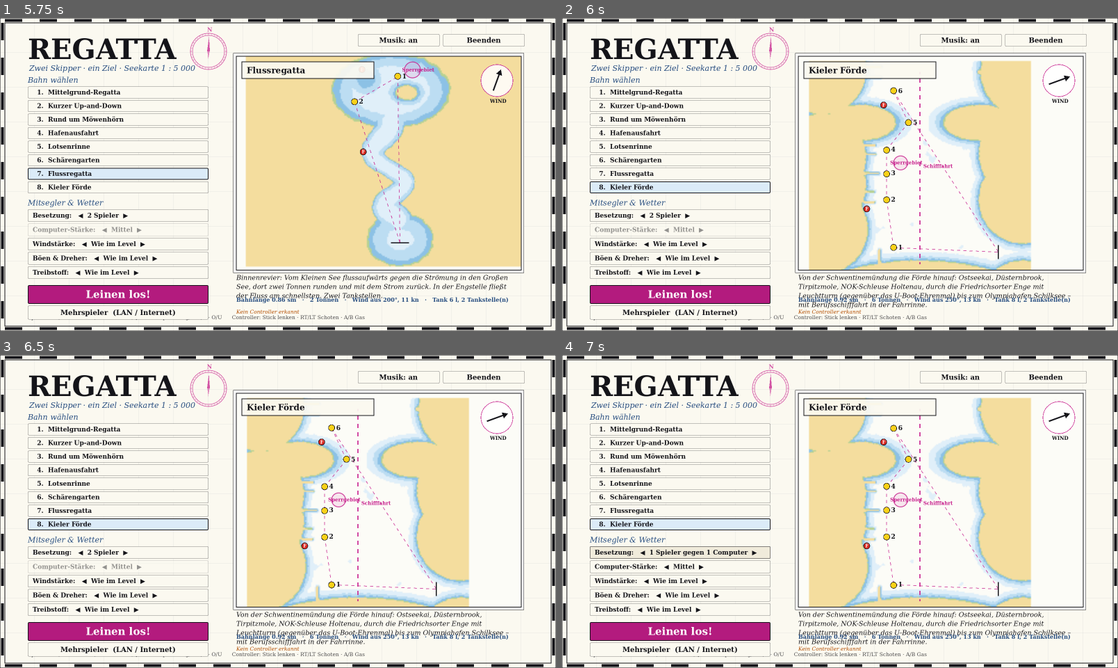
Above: before the commit, frames 1-4 (two rows, left to right).
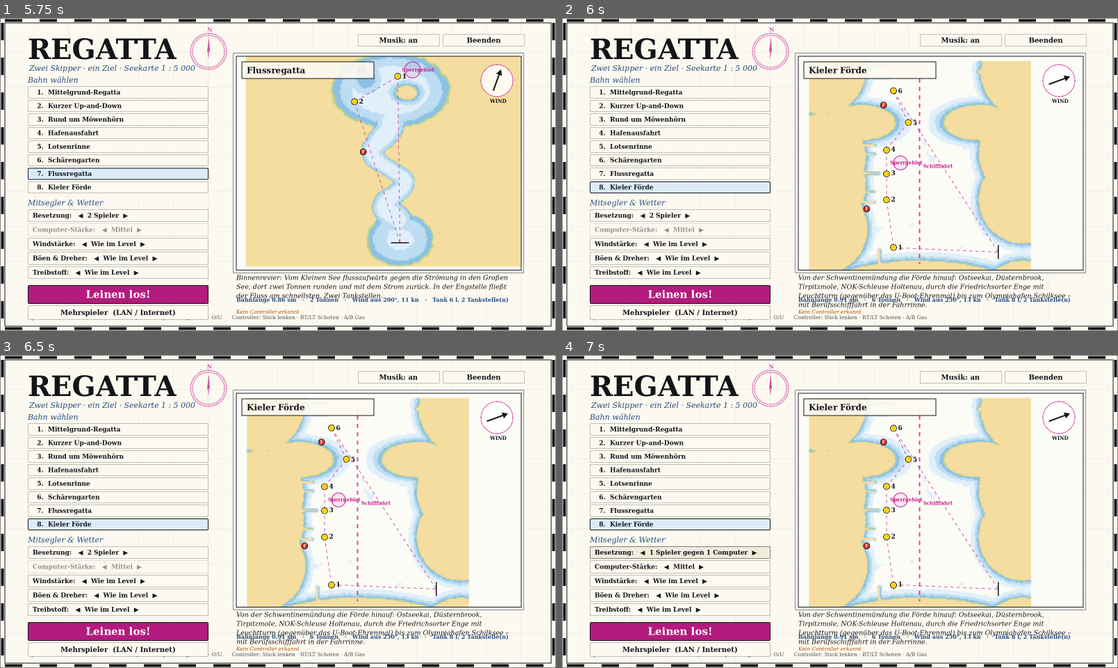
Above: after the commit, the same moments.

Repository: RincewindWizzard/regatta-game
Game: Godot game, scene res://scenes/menu.tscn
Two runs of this game, one before a commit and one after it. Both use one fixed random seed, a clock stepped at 60 frames per second and the inputs below.
Inputs:
- Up to frame 1 (5.75 s): click "1. Mittelgrund-Regatta" at 0.5 s; click "2. Kurzer Up-and-Down" at 1.25 s; click "3. Rund um Möwenhörn" at 2 s; click "4. Hafenausfahrt" at 2.75 s; click "5. Lotsenrinne" at 3.5 s; click "6. Schärengarten" at 4.25 s; click "7. Flussregatta" at 5 s
- Up to frame 2 (6 s): click "8. Kieler Förde" at 5.75 s
- Up to frame 3 (6.5 s): no input
- Up to frame 4 (7 s): click "Besetzung: ◀ 2 Spieler ▶" at 6.5 s

Frame 1 is identical in both runs. In frame 2, 0.3% of the frame differs, in the area x 50-83%, y 13-91%; in frame 3, 0.3%; in frame 4, 0.3%.

Commit message:
Kieler Förde: Olympiahafen weiter ins Wasser, Level-Check prüft Ziellinie und Anlaufpunkt
Co-Authored-By: Claude Sonnet 5.5 <noreply@anthropic.com>
Claude-Session: https://claude.ai/code/session_01CYKFT46nVq6NPqsP2qzNXm

Diff:
--- a/levels/08_kieler_foerde.tscn
+++ b/levels/08_kieler_foerde.tscn
@@ -12,7 +12,7 @@
 [ext_resource type="Script" path="res://scripts/level/sea_life.gd" id="10_t6f83"]
 [ext_resource type="Script" path="res://scripts/level/chart_rose.gd" id="11_2ggvh"]
 
-[node name="Level" type="Node3D" unique_id=1084436043]
+[node name="Level" type="Node3D" unique_id=869594024]
 script = ExtResource("1_dfisw")
 level_name = "Kieler Förde"
 description = "Von der Schwentinemündung die Förde hinauf: Ostseekai, Düsternbrook, Tirpitzmole, NOK-Schleuse Holtenau, durch die Friedrichsorter Enge mit Leuchtturm (gegenüber das U-Boot-Ehrenmal) bis zum Olympiahafen Schilksee – mit Berufsschifffahrt in der Fahrrinne."
@@ -28,18 +28,18 @@
 coast_west = false
 depth_paint_png = PackedByteArray()
 
-[node name="StartZiel" type="Node3D" parent="." unique_id=1987981345]
+[node name="StartZiel" type="Node3D" parent="." unique_id=1510494004]
 transform = Transform3D(-4.371139e-08, 0, 1, 0, 1, 0, -1, 0, -4.371139e-08, 450, 0, 260)
 script = ExtResource("2_m2evc")
 half_width = 40.0
 
-[node name="Ziellinie" type="Node3D" parent="." unique_id=1735618052]
-transform = Transform3D(-4.371139e-08, 0, 1, 0, 1, 0, -1, 0, -4.371139e-08, -240, 0, -770)
+[node name="Ziellinie" type="Node3D" parent="." unique_id=1479180264]
+transform = Transform3D(-4.371139e-08, 0, 1, 0, 1, 0, -1, 0, -4.371139e-08, -190, 0, -770)
 script = ExtResource("2_m2evc")
 half_width = 22.0
 finish_only = true
 
-[node name="Heikendorf–Laboe" type="Node3D" parent="." unique_id=193519602]
+[node name="Heikendorf–Laboe" type="Node3D" parent="." unique_id=954546368]
 transform = Transform3D(1, 0, 0, 0, 1, 0, 0, 0, 1, 600, 0, -770)
 script = ExtResource("3_1c2h2")
 kind = 1
@@ -49,7 +49,7 @@
 trees = 20
 houses = 6
 
-[node name="Moeltenort" type="Node3D" parent="." unique_id=1822683481]
+[node name="Moeltenort" type="Node3D" parent="." unique_id=1761873955]
 transform = Transform3D(2, 0, 0, 0, 1, 0, 0, 0, 1, 340, 0, -480)
 script = ExtResource("3_1c2h2")
 kind = 1
@@ -59,7 +59,7 @@
 trees = 10
 houses = 4
 
-[node name="Dietrichsdorf" type="Node3D" parent="." unique_id=1305444375]
+[node name="Dietrichsdorf" type="Node3D" parent="." unique_id=432747922]
 transform = Transform3D(1, 0, 0, 0, 1, 0, 0, 0, 1, 590, 0, -300)
 script = ExtResource("3_1c2h2")
 kind = 1
@@ -69,7 +69,7 @@
 trees = 14
 houses = 10
 
-[node name="Neumuehlen" type="Node3D" parent="." unique_id=329458315]
+[node name="Neumuehlen" type="Node3D" parent="." unique_id=746562190]
 transform = Transform3D(1, 0, 0, 0, 1, 0, 0, 0, 1, 590, 0, -40)
 script = ExtResource("3_1c2h2")
 kind = 1
@@ -79,7 +79,7 @@
 trees = 8
 houses = 10
 
-[node name="Wellingdorf" type="Node3D" parent="." unique_id=114266374]
+[node name="Wellingdorf" type="Node3D" parent="." unique_id=1603010570]
 transform = Transform3D(1, 0, 0, 0, 1, 0, 0, 0, 1, 590, 0, 560)
 script = ExtResource("3_1c2h2")
 kind = 1
@@ -89,7 +89,7 @@
 trees = 8
 houses = 8
 
-[node name="Hoern" type="Node3D" parent="." unique_id=1888263008]
+[node name="Hoern" type="Node3D" parent="." unique_id=1765835295]
 transform = Transform3D(2.6, 0, 0, 0, 1, 0, 0, 0, 1, 0, 0, 560)
 script = ExtResource("3_1c2h2")
 kind = 1
@@ -99,7 +99,7 @@
 trees = 6
 houses = 24
 
-[node name="Duesternbrook" type="Node3D" parent="." unique_id=893550726]
+[node name="Duesternbrook" type="Node3D" parent="." unique_id=1211737284]
 transform = Transform3D(1, 0, 0, 0, 1, 0, 0, 0, 1, -550, 0, 130)
 script = ExtResource("3_1c2h2")
 kind = 1
@@ -109,7 +109,7 @@
 trees = 22
 houses = 14
 
-[node name="Westufer" type="Node3D" parent="." unique_id=1994402266]
+[node name="Westufer" type="Node3D" parent="." unique_id=1691998232]
 transform = Transform3D(1, 0, 0, 0, 1, 0, 0, 0, 1, -560, 0, -120)
 script = ExtResource("3_1c2h2")
 kind = 1
@@ -119,7 +119,7 @@
 trees = 22
 houses = 8
 
-[node name="Marine-ArsenalWik" type="Node3D" parent="." unique_id=565947130]
+[node name="Marine-ArsenalWik" type="Node3D" parent="." unique_id=1944655257]
 transform = Transform3D(1, 0, 0, 0, 1, 0, 0, 0, 1, -560, 0, -280)
 script = ExtResource("3_1c2h2")
 kind = 1
@@ -129,7 +129,7 @@
 trees = 6
 houses = 12
 
-[node name="Friedrichsort" type="Node3D" parent="." unique_id=1939176547]
+[node name="Friedrichsort" type="Node3D" parent="." unique_id=863646865]
 transform = Transform3D(2, 0, 0, 0, 1, 0, 0, 0, 1, -340, 0, -480)
 script = ExtResource("3_1c2h2")
 kind = 1
@@ -139,7 +139,7 @@
 trees = 8
 houses = 4
 
-[node name="Falkenstein–Schilksee" type="Node3D" parent="." unique_id=764193324]
+[node name="Falkenstein–Schilksee" type="Node3D" parent="." unique_id=123150573]
 transform = Transform3D(1, 0, 0, 0, 1, 0, 0, 0, 1, -560, 0, -780)
 script = ExtResource("3_1c2h2")
 kind = 1
@@ -149,14 +149,14 @@
 trees = 22
 houses = 6
 
-[node name="Leuchtturm_Friedrichsort" type="Node3D" parent="." unique_id=1180874659]
+[node name="Leuchtturm_Friedrichsort" type="Node3D" parent="." unique_id=724340025]
 transform = Transform3D(1, 0, 0, 0, 1, 0, 0, 0, 1, -165, 0, -480)
 script = ExtResource("4_6mbi3")
 tower_height = 22.0
 tower_name = "Leuchtturm Friedrichsort"
 characteristic = "Fl(2)WR.12s 20m 14M"
 
-[node name="UBoot_Ehrenmal" type="Node3D" parent="." unique_id=625810240]
+[node name="UBoot_Ehrenmal" type="Node3D" parent="." unique_id=489816144]
 transform = Transform3D(1, 0, 0, 0, 1, 0, 0, 0, 1, 165, 0, -480)
 script = ExtResource("4_6mbi3")
 style = 5
@@ -165,7 +165,7 @@
 characteristic = ""
 rotating_beam = false
 
-[node name="Laboe_Ehrenmal" type="Node3D" parent="." unique_id=1312493440]
+[node name="Laboe_Ehrenmal" type="Node3D" parent="." unique_id=1887703764]
 transform = Transform3D(1, 0, 0, 0, 1, 0, 0, 0, 1, 340, 0, -770)
 script = ExtResource("4_6mbi3")
 style = 4
@@ -174,7 +174,7 @@
 characteristic = ""
 rotating_beam = false
 
-[node name="Ostseekai" type="Node3D" parent="." unique_id=449195160]
+[node name="Ostseekai" type="Node3D" parent="." unique_id=16522353]
 transform = Transform3D(-4.371139e-08, 0, 1, 0, 1, 0, -1, 0, -4.371139e-08, -230, 0, 285)
 script = ExtResource("5_lcxbo")
 length = 70.0
@@ -182,21 +182,21 @@
 head_light = 0
 mole_name = "Kreuzfahrtterminal Ostseekai"
 
-[node name="Duesternbrook_N" type="Node3D" parent="." unique_id=2035107387]
+[node name="Duesternbrook_N" type="Node3D" parent="." unique_id=1303117917]
 transform = Transform3D(1, 0, 0, 0, 1, 0, 0, 0, 1, -290, 0, -85)
 script = ExtResource("5_lcxbo")
 length = 60.0
 width = 8.0
 mole_name = "Düsternbrooker Hafen"
 
-[node name="Duesternbrook_S" type="Node3D" parent="." unique_id=186311676]
+[node name="Duesternbrook_S" type="Node3D" parent="." unique_id=1649582212]
 transform = Transform3D(1, 0, 0, 0, 1, 0, 0, 0, 1, -290, 0, -25)
 script = ExtResource("5_lcxbo")
 length = 60.0
 width = 8.0
 head_light = 2
 
-[node name="Tirpitzmole" type="Node3D" parent="." unique_id=1878162017]
+[node name="Tirpitzmole" type="Node3D" parent="." unique_id=1978477968]
 transform = Transform3D(1, 0, 0, 0, 1, 0, 0, 0, 1, -285, 0, -190)
 script = ExtResource("5_lcxbo")
 length = 100.0
@@ -204,79 +204,79 @@
 head_light = 3
 mole_name = "Tirpitzmole"
 
-[node name="NOK_Nord" type="Node3D" parent="." unique_id=1947107328]
+[node name="NOK_Nord" type="Node3D" parent="." unique_id=262824713]
 transform = Transform3D(1, 0, 0, 0, 1, 0, 0, 0, 1, -290, 0, -350)
 script = ExtResource("5_lcxbo")
 length = 70.0
 mole_name = "NOK – Schleuse Holtenau"
 
-[node name="NOK_Sued" type="Node3D" parent="." unique_id=2118893257]
+[node name="NOK_Sued" type="Node3D" parent="." unique_id=288726771]
 transform = Transform3D(1, 0, 0, 0, 1, 0, 0, 0, 1, -290, 0, -300)
 script = ExtResource("5_lcxbo")
 length = 70.0
 head_light = 2
 
-[node name="Olympiahafen_N" type="Node3D" parent="." unique_id=1863332357]
-transform = Transform3D(1, 0, 0, 0, 1, 0, 0, 0, 1, -262, 0, -800)
+[node name="Olympiahafen_N" type="Node3D" parent="." unique_id=815866410]
+transform = Transform3D(1, 0, 0, 0, 1, 0, 0, 0, 1, -215, 0, -800)
 script = ExtResource("5_lcxbo")
 length = 80.0
 mole_name = "Olympiahafen Schilksee"
 
-[node name="Olympiahafen_S" type="Node3D" parent="." unique_id=538626351]
-transform = Transform3D(1, 0, 0, 0, 1, 0, 0, 0, 1, -262, 0, -740)
+[node name="Olympiahafen_S" type="Node3D" parent="." unique_id=51376291]
+transform = Transform3D(1, 0, 0, 0, 1, 0, 0, 0, 1, -215, 0, -740)
 script = ExtResource("5_lcxbo")
 length = 80.0
 head_light = 2
 
-[node name="Anleger_Duesternbrook" type="Node3D" parent="." unique_id=915988260]
+[node name="Anleger_Duesternbrook" type="Node3D" parent="." unique_id=1921640894]
 transform = Transform3D(-4.371139e-08, 0, -1, 0, 1, 0, 1, 0, -4.371139e-08, -336, 0, 20)
 script = ExtResource("6_lhxdr")
 length = 36.0
 dock_name = "Hafen Düsternbrook"
 
-[node name="Anleger_Falkenstein" type="Node3D" parent="." unique_id=1542444745]
+[node name="Anleger_Falkenstein" type="Node3D" parent="." unique_id=1456924717]
 transform = Transform3D(1, 0, 0, 0, 1, 0, 0, 0, 1, -200, 0, -545)
 script = ExtResource("6_lhxdr")
 length = 40.0
 dock_name = "Falkenstein Anleger"
 
-[node name="Ostseekai_Tonne" type="Node3D" parent="." unique_id=1656101594]
+[node name="Ostseekai_Tonne" type="Node3D" parent="." unique_id=285393177]
 transform = Transform3D(1, 0, 0, 0, 1, 0, 0, 0, 1, -150, 0, 235)
 script = ExtResource("7_3a704")
 mark_name = "Ostseekai"
 light = "Fl.Y.2s"
 
-[node name="Duesternbrook_Tonne" type="Node3D" parent="." unique_id=523496097]
+[node name="Duesternbrook_Tonne" type="Node3D" parent="." unique_id=161148274]
 transform = Transform3D(1, 0, 0, 0, 1, 0, 0, 0, 1, -190, 0, -40)
 script = ExtResource("7_3a704")
 mark_name = "Düsternbrook"
 light = "Fl(2)Y.6s"
 
-[node name="Tirpitz_Tonne" type="Node3D" parent="." unique_id=343961854]
+[node name="Tirpitz_Tonne" type="Node3D" parent="." unique_id=14945997]
 transform = Transform3D(1, 0, 0, 0, 1, 0, 0, 0, 1, -190, 0, -190)
 script = ExtResource("7_3a704")
 mark_name = "Tirpitzmole"
 light = "Fl(3)Y.10s"
 
-[node name="NOK_Tonne" type="Node3D" parent="." unique_id=981354321]
+[node name="NOK_Tonne" type="Node3D" parent="." unique_id=106560931]
 transform = Transform3D(1, 0, 0, 0, 1, 0, 0, 0, 1, -190, 0, -325)
 script = ExtResource("7_3a704")
 mark_name = "NOK Holtenau"
 light = "Fl.Y.2s"
 
-[node name="Enge_Tonne" type="Node3D" parent="." unique_id=1072873727]
+[node name="Enge_Tonne" type="Node3D" parent="." unique_id=840004922]
 transform = Transform3D(1, 0, 0, 0, 1, 0, 0, 0, 1, -65, 0, -480)
 script = ExtResource("7_3a704")
 mark_name = "Friedrichsorter Enge"
 light = "Fl(2)Y.6s"
 
-[node name="Falkenstein_Tonne" type="Node3D" parent="." unique_id=1859838466]
+[node name="Falkenstein_Tonne" type="Node3D" parent="." unique_id=1586782658]
 transform = Transform3D(1, 0, 0, 0, 1, 0, 0, 0, 1, -150, 0, -660)
 script = ExtResource("7_3a704")
 mark_name = "Falkenstein"
 light = "Fl(3)Y.10s"
 
-[node name="Berufsschifffahrt" type="Node3D" parent="." unique_id=37083400]
+[node name="Berufsschifffahrt" type="Node3D" parent="." unique_id=1062443132]
 transform = Transform3D(1, 0, 0, 0, 1, 0, 0, 0, 1, 0, 0, 330)
 script = ExtResource("8_0a4b1")
 length = 1100.0
@@ -284,32 +284,32 @@
 phase_out = 70.0
 phase_back = -30.0
 
-[node name="Marine_Sperrgebiet" type="Node3D" parent="." unique_id=867009070]
+[node name="Marine_Sperrgebiet" type="Node3D" parent="." unique_id=337298968]
 transform = Transform3D(1, 0, 0, 0, 1, 0, 0, 0, 1, -110, 0, -250)
 script = ExtResource("9_7gns2")
 kind = 1
 area_name = "Marine-Sperrgebiet"
 radius = 40.0
 
-[node name="Moewen" type="Node3D" parent="." unique_id=777500668]
+[node name="Moewen" type="Node3D" parent="." unique_id=1130231930]
 transform = Transform3D(1, 0, 0, 0, 1, 0, 0, 0, 1, -120, 0, 300)
 script = ExtResource("10_t6f83")
 kind = 2
 count = 8
 range_m = 50.0
 
-[node name="Tuemmler" type="Node3D" parent="." unique_id=116317280]
+[node name="Tuemmler" type="Node3D" parent="." unique_id=1656973652]
 transform = Transform3D(1, 0, 0, 0, 1, 0, 0, 0, 1, 120, 0, -640)
 script = ExtResource("10_t6f83")
 
-[node name="Seehunde" type="Node3D" parent="." unique_id=1195662773]
+[node name="Seehunde" type="Node3D" parent="." unique_id=1606866487]
 transform = Transform3D(1, 0, 0, 0, 1, 0, 0, 0, 1, 290, 0, 120)
 script = ExtResource("10_t6f83")
 kind = 3
 count = 4
 range_m = 15.0
 
-[node name="Kompassrose" type="Node3D" parent="." unique_id=1905298656]
+[node name="Kompassrose" type="Node3D" parent="." unique_id=1330458595]
 transform = Transform3D(1, 0, 0, 0, 1, 0, 0, 0, 1, 180, 0, 60)
 script = ExtResource("11_2ggvh")
 radius = 34.0
--- a/tests/level_check.gd
+++ b/tests/level_check.gd
@@ -27,6 +27,10 @@
 		var pts := {"Linienmitte": line.center2d()}
 		for i in 4:
 			pts["Startplatz %d" % (i + 1)] = line.start_position(i)
+		var fin := l.finish_line()
+		if fin:
+			pts["Ziellinie"] = fin.center2d()
+			pts["Ziel-Anlaufpunkt"] = fin.center2d() + fin.normal2d() * 30.0
 		for m in l.marks():
 			pts[m.mark_name] = m.pos2d()
 		for k in pts:
--- a/tools/make_levels.gd
+++ b/tools/make_levels.gd
@@ -537,7 +537,7 @@
 	l.coast_west = false
 	# Start in der Schwentinemündung (Pfeil nach Westen, hoch am Wind), Ziel vor dem Olympiahafen
 	_line(l, Vector2(450, 260), 90.0, 40.0)
-	_line(l, Vector2(-240, -770), 90.0, 22.0, true)
+	_line(l, Vector2(-190, -770), 90.0, 22.0, true)
 	# Ostufer: Heikendorf/Laboe, Möltenort (Enge), Dietrichsdorf, Schwentine-Lücke, Wellingdorf
 	_island(l, "Heikendorf – Laboe", Vector2(600, -770), 250.0, "", 1.0, 1.0, 20, 6)
 	_island(l, "Möltenort", Vector2(340, -480), 100.0, "", 2.0, 1.0, 10, 4)
@@ -561,8 +561,8 @@
 	_mole(l, "Tirpitzmole", Vector2(-285, -190), 100.0, 0.0, Mole.HeadLight.WEISS, 10.0, "Tirpitzmole")
 	_mole(l, "NOK_Nord", Vector2(-290, -350), 70.0, 0.0, Mole.HeadLight.ROT, 9.0, "NOK – Schleuse Holtenau")
 	_mole(l, "NOK_Sued", Vector2(-290, -300), 70.0, 0.0, Mole.HeadLight.GRUEN, 9.0)
-	_mole(l, "Olympiahafen_N", Vector2(-262, -800), 80.0, 0.0, Mole.HeadLight.ROT, 9.0, "Olympiahafen Schilksee")
-	_mole(l, "Olympiahafen_S", Vector2(-262, -740), 80.0, 0.0, Mole.HeadLight.GRUEN, 9.0)
+	_mole(l, "Olympiahafen_N", Vector2(-215, -800), 80.0, 0.0, Mole.HeadLight.ROT, 9.0, "Olympiahafen Schilksee")
+	_mole(l, "Olympiahafen_S", Vector2(-215, -740), 80.0, 0.0, Mole.HeadLight.GRUEN, 9.0)
 	_dock(l, "Anleger_Duesternbrook", Vector2(-336, 20), Vector2(1, 0), 36.0, "Hafen Düsternbrook")
 	_dock(l, "Anleger_Falkenstein", Vector2(-200, -545), Vector2(0, -1), 40.0, "Falkenstein Anleger")
 	# Bahnmarken
